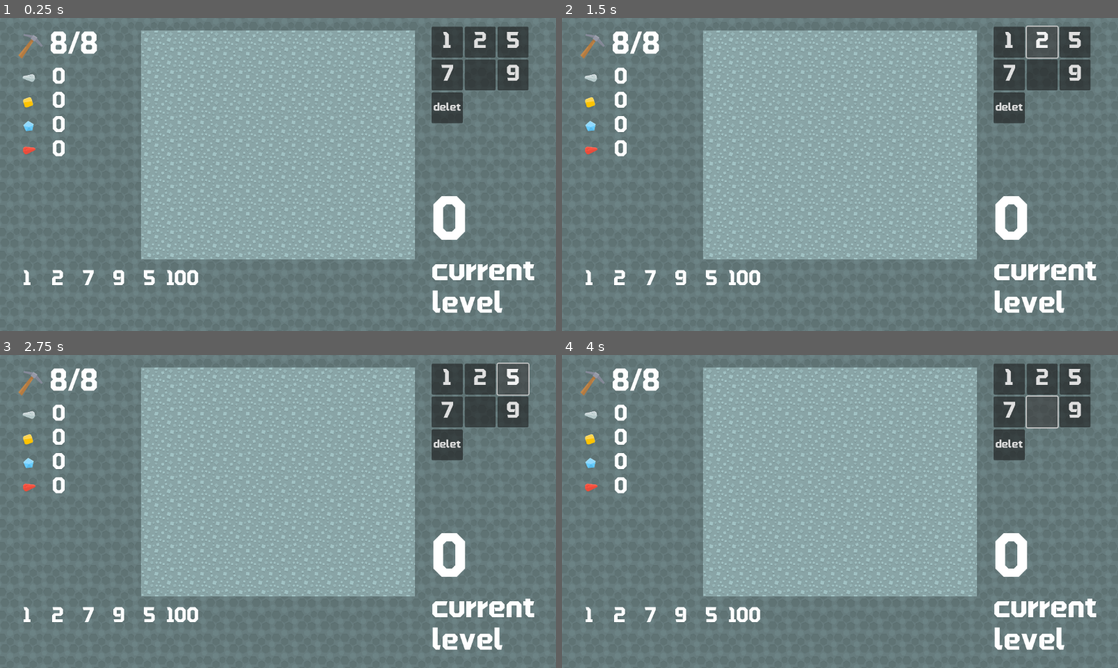
Above: before the commit, frames 1-4 (two rows, left to right).
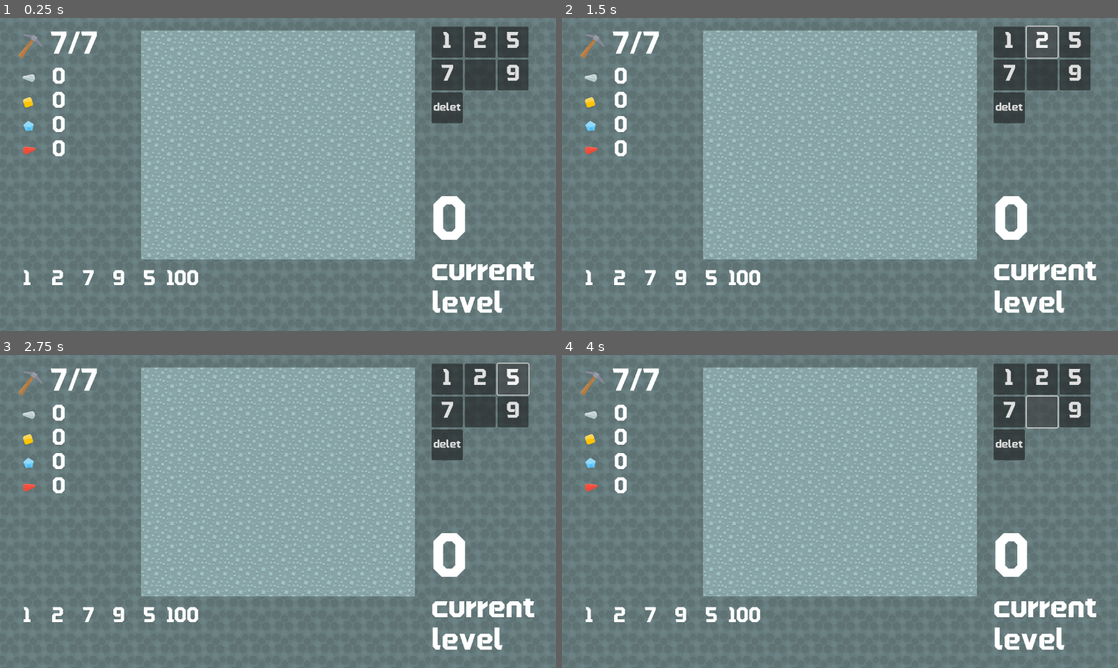
Above: after the commit, the same moments.

Repository: gwhyang/ld-58-collector
Game: Godot game, scene res://main.tscn
Same seed, same stepped clock (60 frames per second), same inputs: the game is played once before the commit and once after it.
Inputs (mouse positions are in pixels of both pictures, inside the frame that each line leads up to):
- Up to frame 1 (0.25 s): no input
- Up to frame 2 (1.5 s): click "1" at 0.5 s; click "2" at 1.25 s
- Up to frame 3 (2.75 s): click "5" at 2 s
- Up to frame 4 (4 s): click "7" at 2.75 s; click (1040, 411) at 3.5 s

The runs differ from the first frame. In frame 1, 0.2% of the frame differs, in the area x 9-18%, y 4-12%; in frame 2, 0.2%; in frame 3, 0.2%; in frame 4, 0.2%.

Commit message:
Update game.gd

Diff:
--- a/Global/game.gd
+++ b/Global/game.gd
@@ -53,7 +53,7 @@
 
 var layer_heal:int = 2
 var axe_level:int = 0
-var max_ap:int = 8
+var max_ap:int = 7
 
 var pixaxe_level:int = 0
 var heal_level:int = 0
